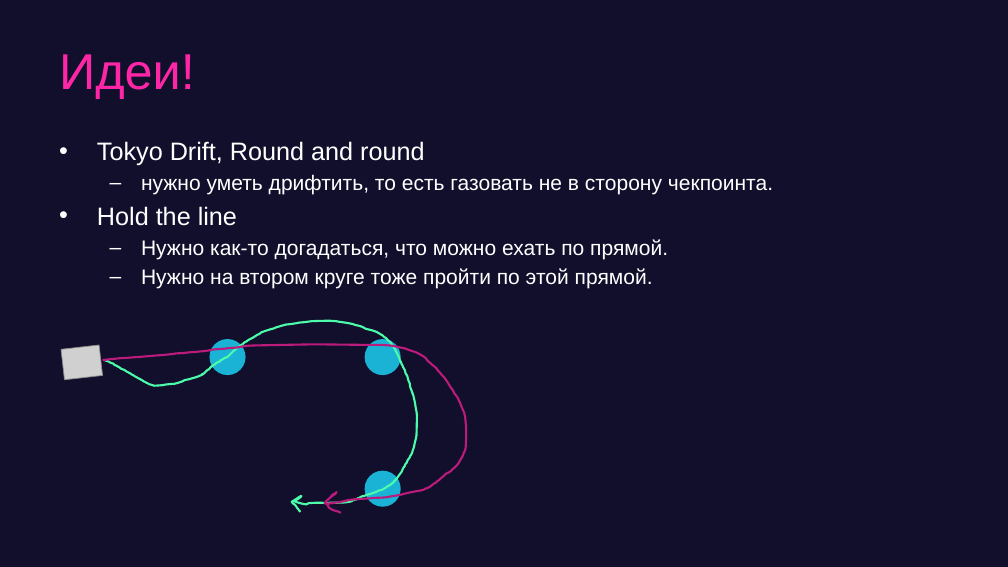
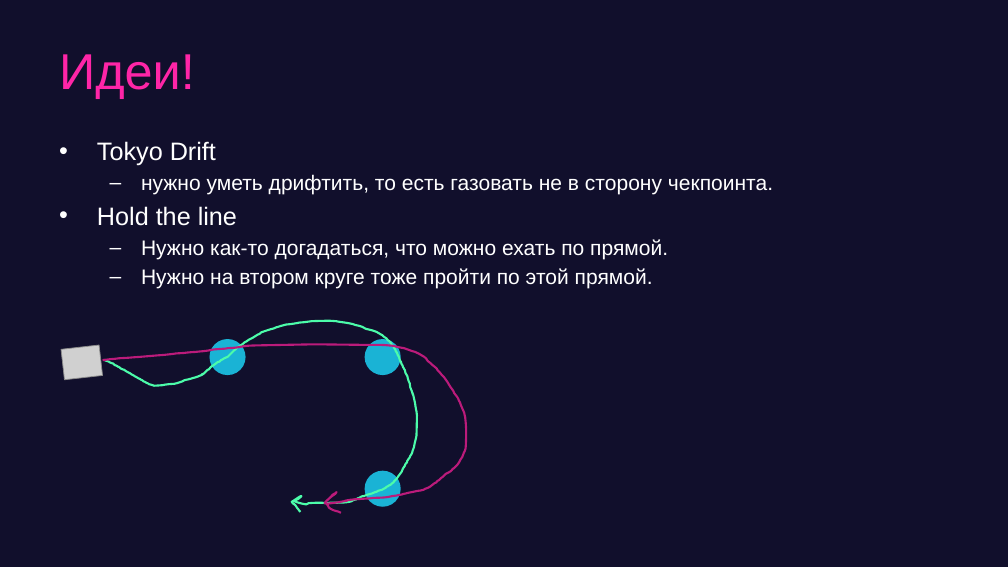
Before and after one commit to game-ai-course/game-ai-school, a slide deck: slide 8 of day1-montecarlo.pptx. Drawn at 1008x567 pixels with LibreOffice and Linux fonts; fonts in the diff are those of the drawing; grey boxes stand for pictures. Boxes give left, top, right and bottom in pixels: in the first picture for what was removed or moved away, otherwise in the second. Text is boxed around its words. In the diff, an @@ line names an element or a change of style, - is before the commit and + after.

```diff
--- a/day1-montecarlo.pptx
+++ b/day1-montecarlo.pptx
@@ text at box(97, 141, 216, 166): text changed @@
-• Tokyo Drift, Round and round
+• Tokyo Drift
```
Also in this commit, not shown: 7 other slides changed, 1 slide added.
